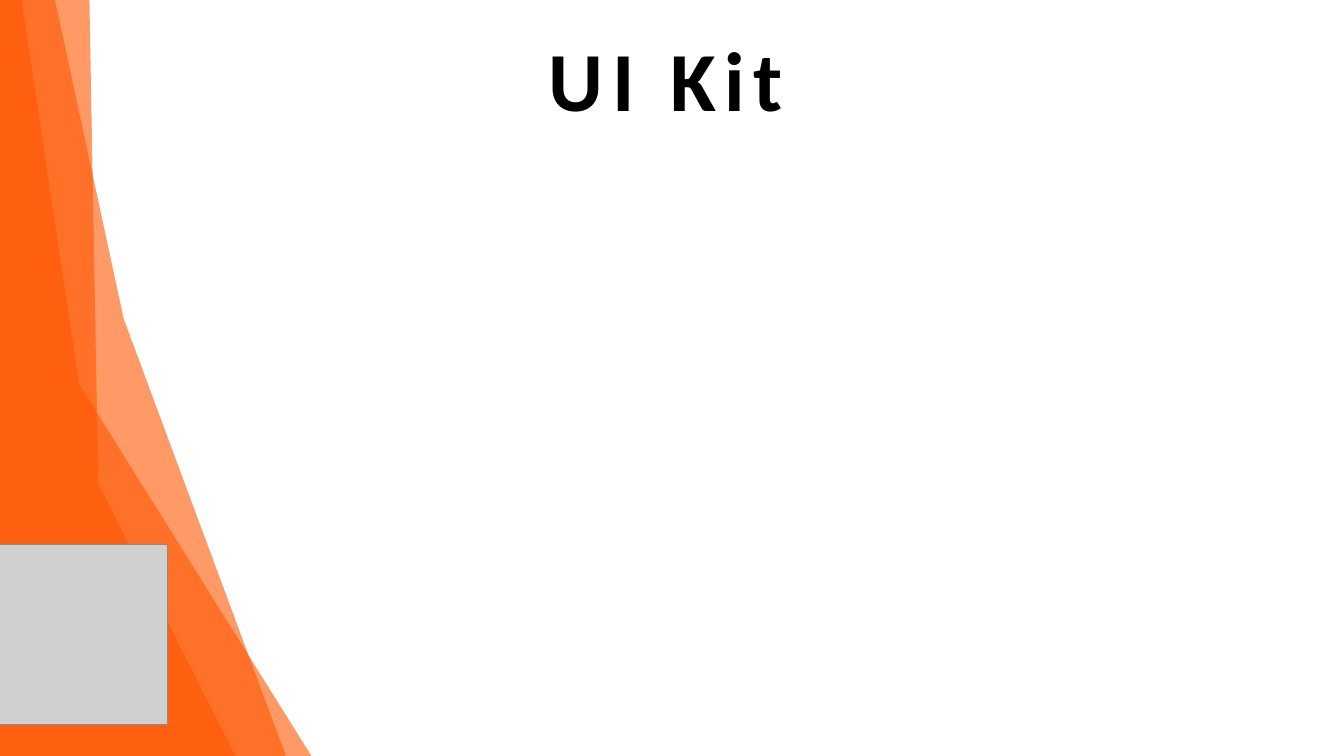
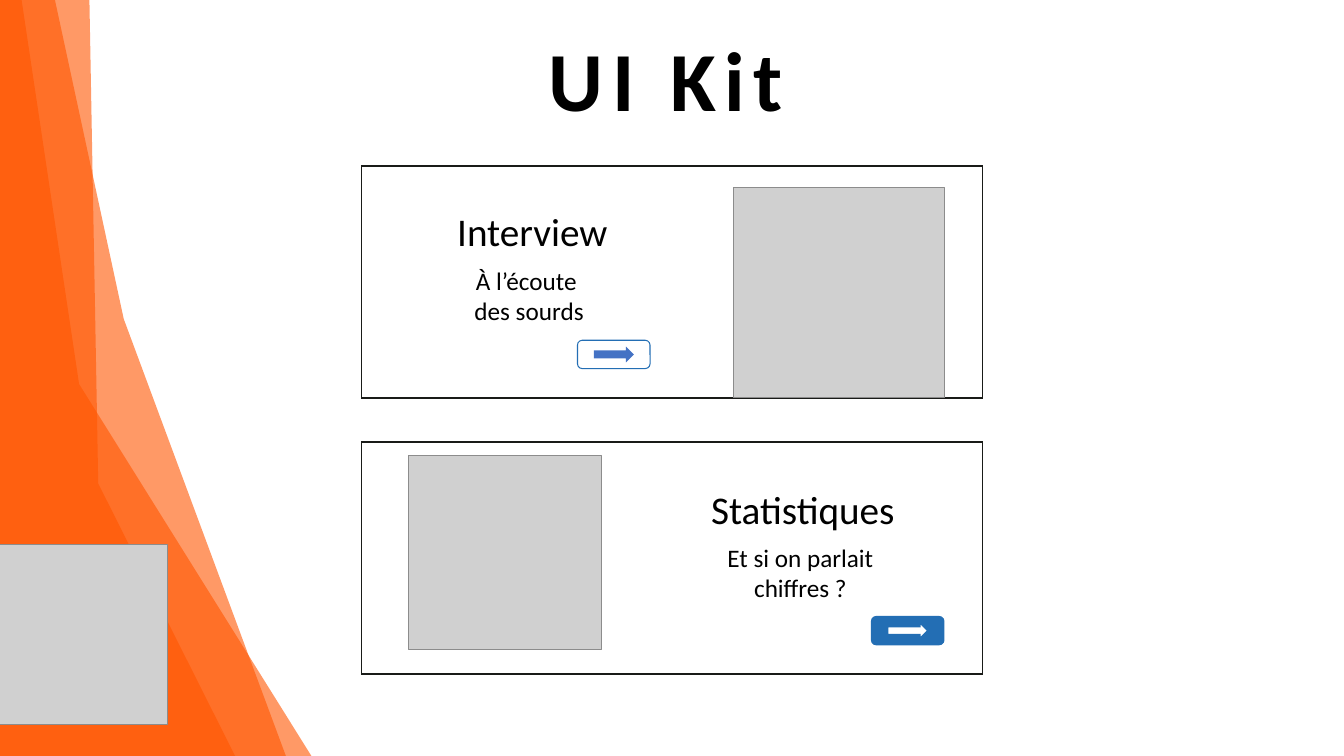
Before and after one commit to Fire-Owl/a11e-accessibilite, a slide deck: slide 15 of dossier-conception/dossier-conception-a11e-v2.pptx (slide 11 before the commit). Drawn at 1344x756 pixels with LibreOffice and Linux fonts; fonts in the diff are those of the drawing; grey boxes stand for pictures. Boxes give left, top, right and bottom in pixels: in the first picture for what was removed or moved away, otherwise in the second. Text is boxed around its words. In the diff, an @@ line names an element or a change of style, - is before the commit and + after.

```diff
--- a/dossier-conception/dossier-conception-a11e-v2.pptx
+++ b/dossier-conception/dossier-conception-a11e-v2.pptx
@@ rectangle added at (362, 166, 983, 398), outline #191B18 1 pt @@
@@ picture added at (734, 188, 945, 398) @@
@@ text added at (457, 219, 607, 247), 28 pt, text #000000 @@
+Interview
@@ text added at (474, 270, 584, 321), 18 pt, text #000000 @@
+À l’écoute
+des sourds
@@ rounded rectangle added at (578, 341, 650, 369), outline #236EB4 0.75 pt @@
@@ right arrow added at (594, 347, 634, 363), fill #4472C4 @@
@@ rectangle added at (362, 443, 983, 675), outline #191B18 1 pt @@
@@ picture added at (408, 456, 602, 649) @@
@@ text added at (711, 497, 894, 531), 28 pt, text #000000 @@
+Statistiques
@@ text added at (727, 549, 873, 597), 18 pt, text #000000 @@
+Et si on parlait chiffres ?
@@ rounded rectangle added at (872, 617, 945, 645), fill #236EB4, outline #236EB4 0.75 pt @@
@@ right arrow added at (888, 623, 929, 639), fill #FFFFFF, outline #236EB4 1 pt @@
```
Also in this commit, not shown: 1 other slide changed, 6 slides added, 1 slide removed, 10 other files.
